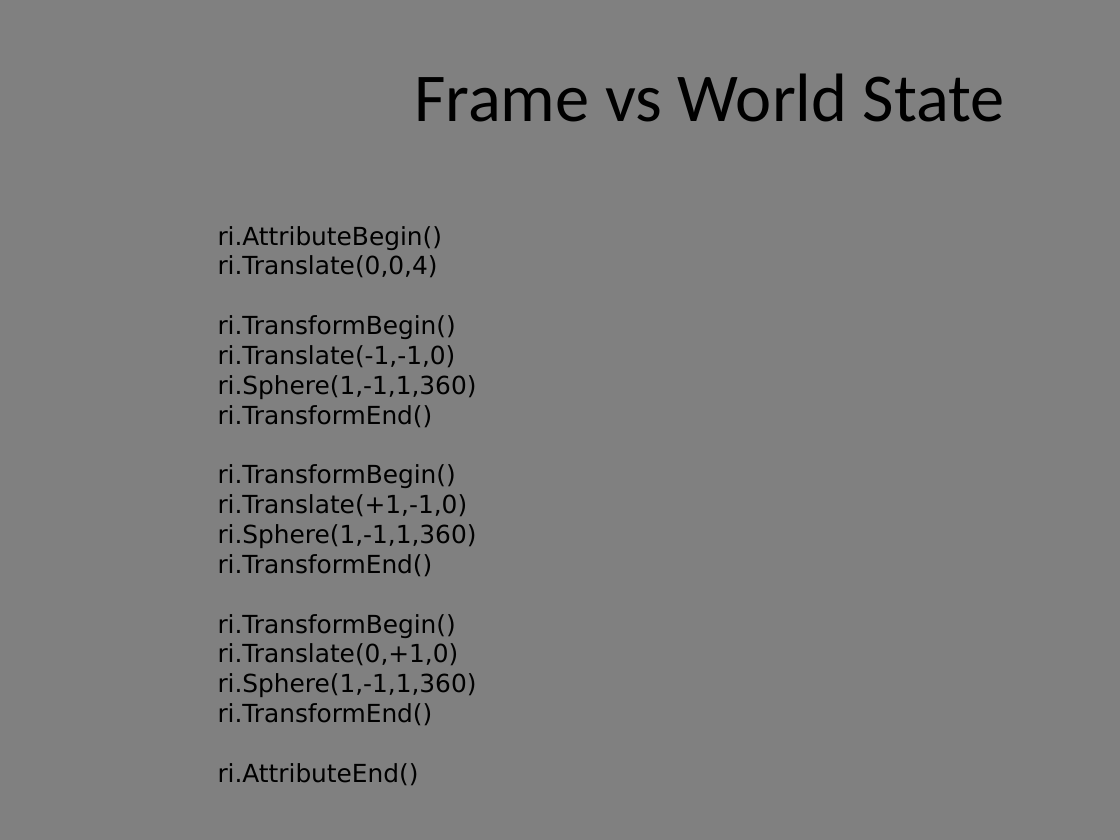
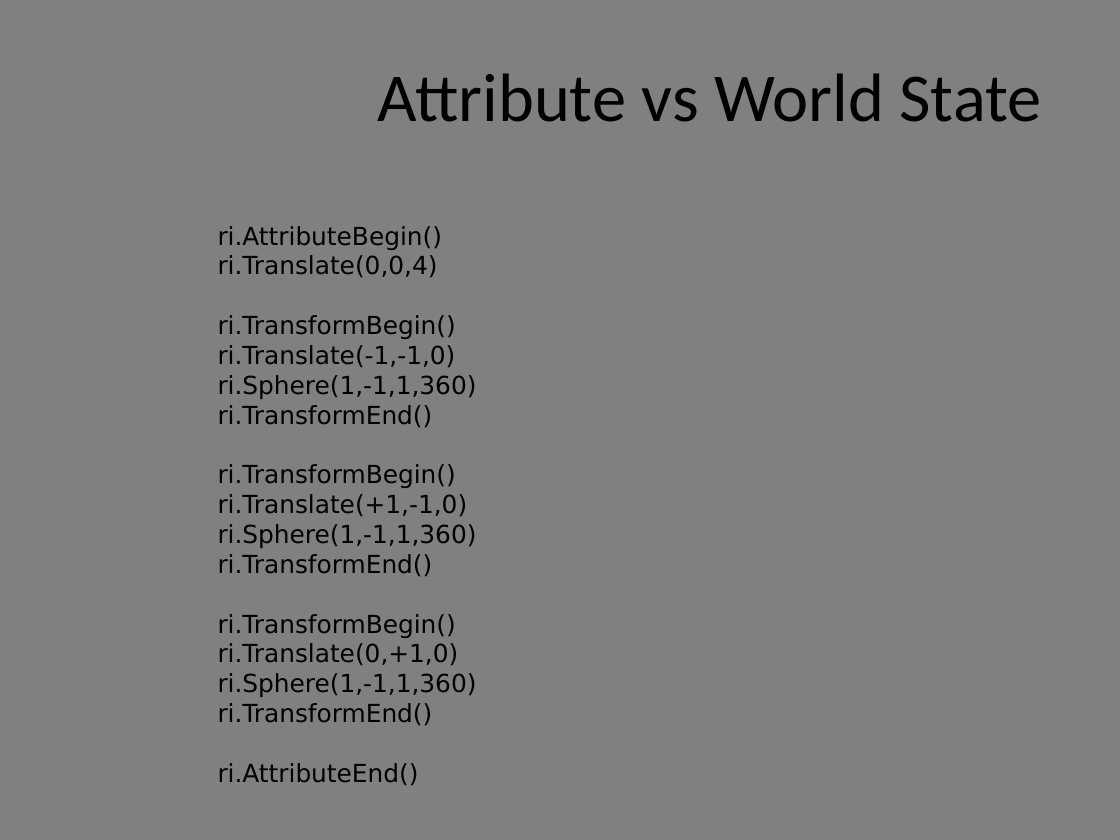
Before and after one commit to griffin2000/PRManForPythonCourse, a slide deck: slide 14 of PyRM.pptx (slide 15 before the commit). Drawn at 1120x840 pixels with LibreOffice and Linux fonts; fonts in the diff are those of the drawing; background and template pictures are left out. Boxes give left, top, right and bottom in pixels: in the first picture for what was removed or moved away, otherwise in the second. Text is boxed around its words. In the diff, an @@ line names an element or a change of style, - is before the commit and + after.

```diff
--- a/PyRM.pptx
+++ b/PyRM.pptx
@@ title at box(377, 73, 1042, 122): text changed @@
-Frame vs World State
+Attribute vs World State
```
Also in this commit, not shown: 3 other slides changed, 1 slide added, 1 slide removed, 1 other file.
